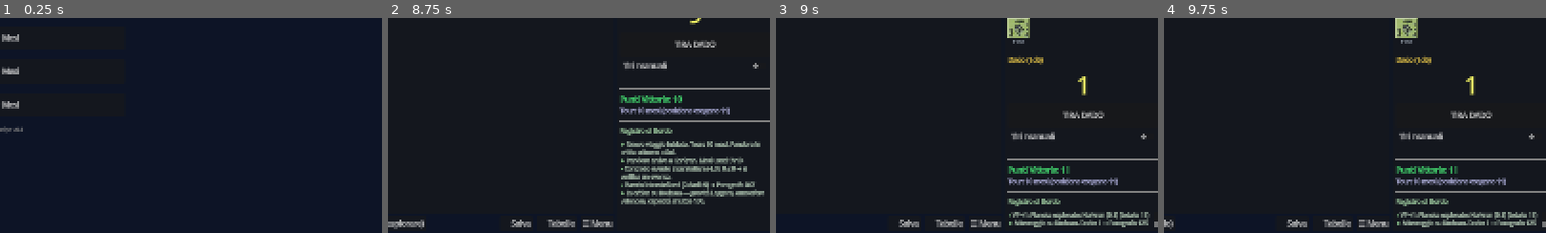
Above: before the commit, frames 1-4 (left to right).
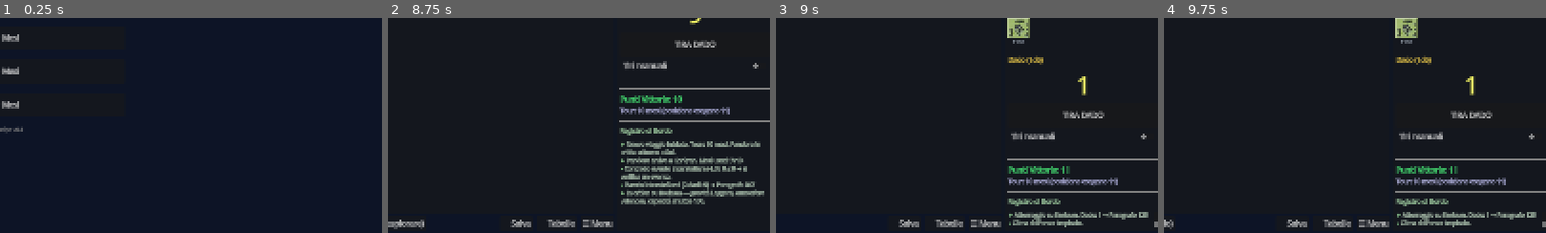
Above: after the commit, the same moments.

Repository: Tannoiser2/voyage-of-BSM-Pandora
Game: Godot game, scene res://scenes/Main.tscn
Two runs of this game, one before a commit and one after it. Both use one fixed random seed, a clock stepped at 60 frames per second and the inputs below.
Inputs (mouse positions are % of the whole screen's width and height, from its top left):
- Up to frame 1 (0.25 s): no input
- Up to frame 2 (8.75 s): click "10 Mesi" at 0.5 s; click (6, 12) at 1.25 s; click "🛬 Esplora il pianeta" at 2 s; click (4, 14) at 2.77 s; click (10, 14) at 3.52 s; click (16, 14) at 4.27 s; click (22, 14) at 5.02 s; click (4, 21) at 5.77 s; click (4, 76) at 6.52 s; click (10, 76) at 7.27 s; click (16, 76) at 8.02 s
- Up to frame 3 (9 s): click "🚀 Lancia lo shuttle" at 8.75 s
- Up to frame 4 (9.75 s): click "Continua" at 9.5 s
The pictures show only the part of the screen within x 49-99%, y 50-100%; the shares and areas given below are measured in that part.

Frames 1-2 are identical in both runs. In frame 3, 1.2% of the frame differs, in the area x 61-98%, y 90-98%; in frame 4, 1.2%.
Error in both runs: Attempted to free a locked object (calling or emitting). (res://scripts/GameScreen.gd:1277)

Commit message:
Snodi 6.5: Clima derivato dal testo dell'area (5.1) e attivo
Il Clima del pianeta/area (regola 5.1) e' la fonte autorevole dichiarata nel
testo dei paragrafi di atterraggio/area («Il clima è artico/temperato/tropicale/
sahariano»). Nuovo GameData.paragraph_climate(num) che lo estrae via regex;
show_paragraph imposta planet_attrs.climate quando mostra un'area che lo dichiara
(le aree subacquee 114/123 e i 3 snodi 120/130/140 non lo dichiarano, corretto).

Cosi' le condizioni climate/climate_not dei 36 snodi «Incontro di spedizione»
ora si valutano con dati reali (prima sempre false). Nota: nessuno dei 36 snodi
diventa ancora pienamente verde perche' tutti hanno ANCHE condizioni su terreni
fini (Cave/Cliffs/Mountain/Light Veg./Liquid Surface/Marsh/Alien City) che le
mappe environ non codificano (solo 5 classi grezze): quello e' il blocco residuo.

Verificato con smoke test headless (14/14: parsing clima 115/116/118/122/124/125/
139, aree senza clima 114/123/089, integrazione show_paragraph, snodo gravity+clima)
+ compile-check dei tre script.

https://claude.ai/code/session_01S8moVytLqzBh7UZi8APKk5

Diff:
--- a/godot/scripts/GameData.gd
+++ b/godot/scripts/GameData.gd
@@ -151,6 +151,14 @@
 
 func get_paragraph_text(num: int) -> String:
 	return get_paragraph(num).get("it", "")
+
+# Clima dell'area dichiarato nel testo del paragrafo (5.1): «Il clima è X».
+# Restituisce "artico"|"temperato"|"tropicale"|"sahariano" oppure "" se assente.
+func paragraph_climate(num: int) -> String:
+	var re := RegEx.new()
+	re.compile("(?i)clima.{1,6}?(artico|temperato|tropicale|sahariano)")
+	var m := re.search(get_paragraph_text(num))
+	return m.get_string(1).to_lower() if m else ""
 
 # Estrae le scelte/rimandi di un paragrafo (libro-gioco). Ogni rimando ¶NNN nel
 # testo diventa una scelta cliccabile; l'etichetta è la frase/riga che lo contiene.
--- a/godot/scripts/GameState.gd
+++ b/godot/scripts/GameState.gd
@@ -1358,6 +1358,12 @@
 	current_paragraph = para_num
 	encounter_outcome_text = ""
 	pending_goto = 0
+	# Clima dell'area (5.1): se il paragrafo mostrato dichiara «Il clima è X», aggiorna
+	# l'attributo del pianeta usato dagli snodi 6.5 (climate/climate_not).
+	var area_climate := GameData.paragraph_climate(para_num)
+	if area_climate != "":
+		planet_attrs["climate"] = area_climate
+		add_log("Clima dell'area: %s." % area_climate)
 	# Una volta arrivati a un paragrafo di destinazione la catena di snodi è conclusa:
 	# si azzera il contatore dei ri-tiri per la prossima esplorazione.
 	_expedition_reroll_depth = 0
Not shown, changed: docs/STATO_PARAGRAFI.md
